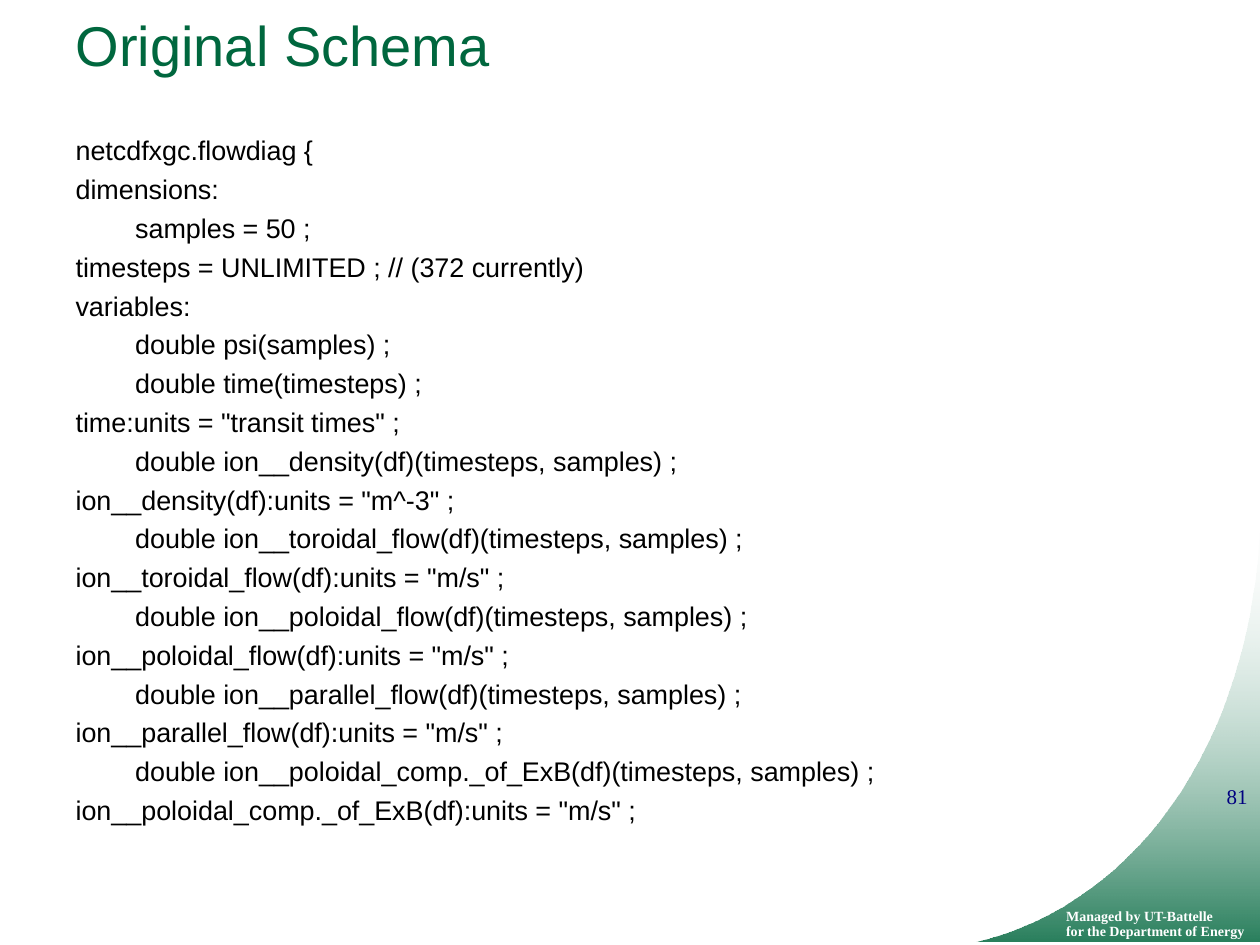
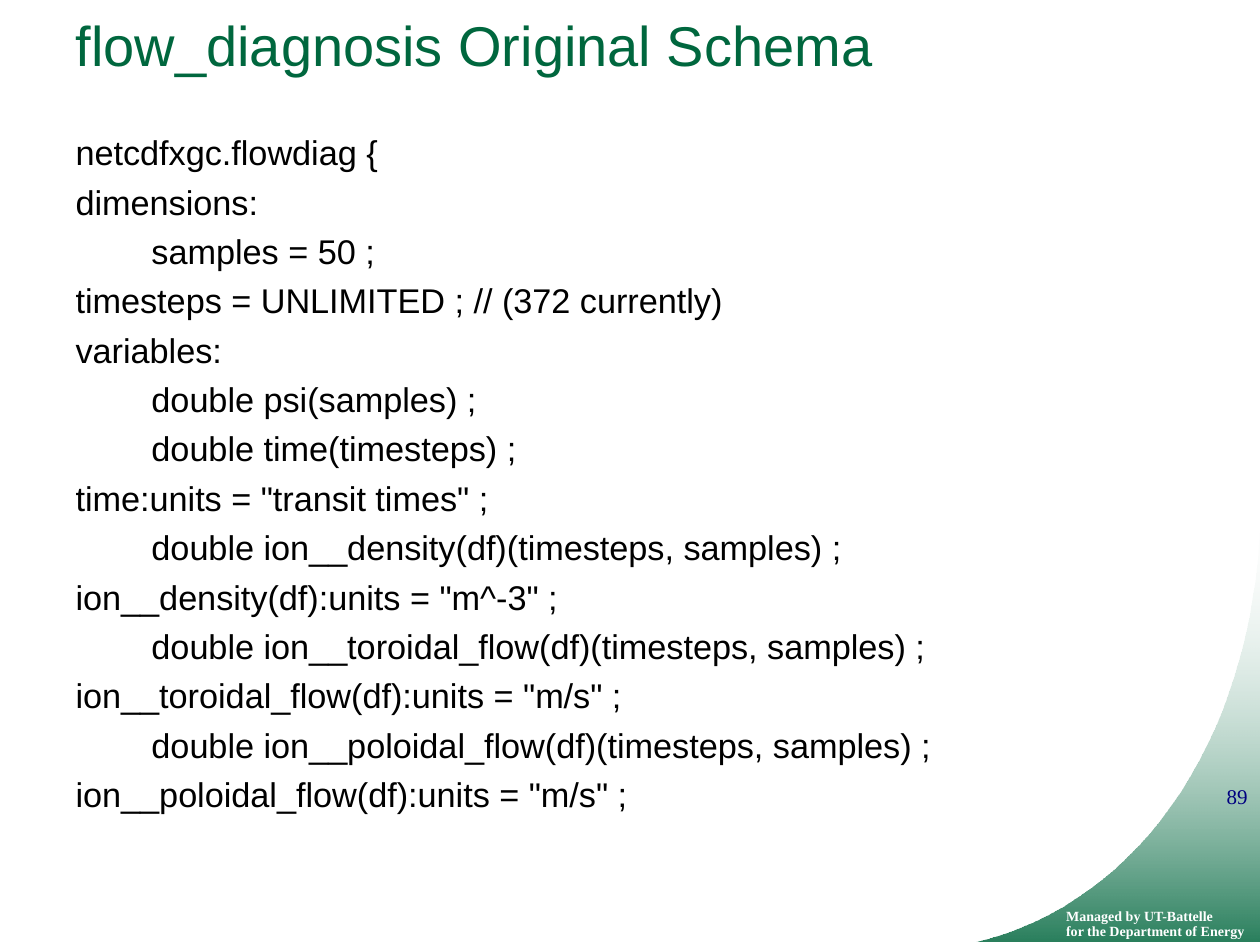
Before and after one commit to ornladios/ADIOS, a slide deck: slide 89 of tutorial/adios_api_scidac_tutorial.pptx (slide 81 before the commit). Drawn at 1260x945 pixels with LibreOffice and Linux fonts; fonts in the diff are those of the drawing; background and template pictures are left out. Boxes give left, top, right and bottom in pixels: in the first picture for what was removed or moved away, otherwise in the second. Text is boxed around its words. In the diff, an @@ line names an element or a change of style, - is before the commit and + after.

```diff
--- a/tutorial/adios_api_scidac_tutorial.pptx
+++ b/tutorial/adios_api_scidac_tutorial.pptx
@@ title at (76,25,872,77): text changed @@
-Original Schema
+flow_diagnosis Original Schema
@@ text "netcdfxgc.flowdiag {" at (76,140,912,813): size 15.4 to 19.6 pt; more space between paragraphs @@
@@ text at (76,684,859,825): paragraphs removed @@
-double ion__parallel_flow(df)(timesteps, samples) ;
-ion__parallel_flow(df):units = "m/s" ;
-double ion__poloidal_comp._of_ExB(df)(timesteps, samples) ;
-ion__poloidal_comp._of_ExB(df):units = "m/s" ;
@@ page number at (1227,790,1248,804): text changed @@
-81
+89
```
Also in this commit, not shown: 28 other slides changed, 17 slides added, 5 slides removed.
